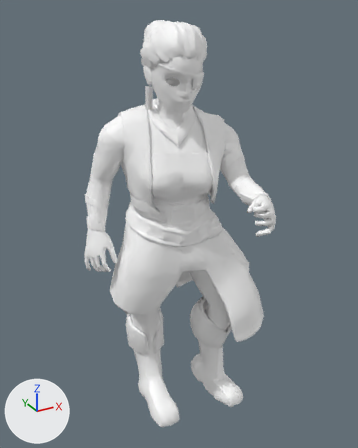
Before and after pictures for a commit that changed the FBX model SecretOfTheOldShip/Assets/_Graphics/Animations/Character_animations/MC_PickUp.fbx.
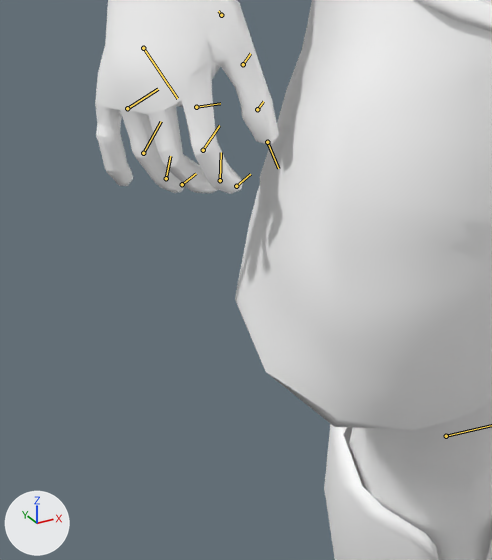
Each version is shown whole from a 50 mm camera at (-0.93, -1.811, 2.781) aimed at (-0.02, -0.157, 1.954), then close up on the part from 19% to 44% of the width and 53% to 76% of the height. The axes (+X, +Y, +Z) are drawn at lower left. The lights are the same throughout. Both versions are drawn at frame 20 of the action 'Take 001'; the numbers are the values there. The bones that bend it are drawn over the model as lines in the close-ups.
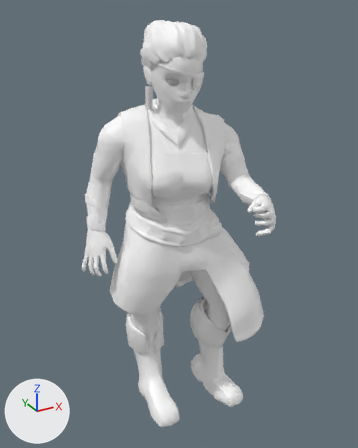
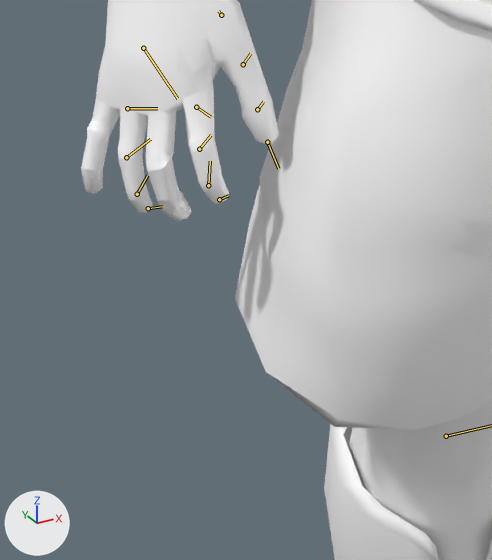
What differs and where, as boxes (x1, y1, x2, y2) in the close-ups (492 x 560 px):
'polySurface22', posed
    before: (95, 0, 492, 560)
    after: (81, 0, 492, 560)
bone 'R_IndexFinger_1_Joint', root to tip
    before: (196, 107) to (220, 103)
    after: (196, 107) to (211, 117)
bone 'R_MRLFingers_1_Joint', root to tip
    before: (127, 108) to (158, 89)
    after: (127, 108) to (157, 108)

What the commit changed:
Bone 'R_IndexFinger_1_Joint' (bone_r_indexfinger_1_joint) turns from (0, 0, 0) to (15, -4, 15) degrees about its own x, y and z.
Bone 'R_MRLFingers_1_Joint' (bone_r_mrlfingers_1_joint) turns from (-2, -3, -12) to (3, 3, 12) degrees about its own x, y and z.
